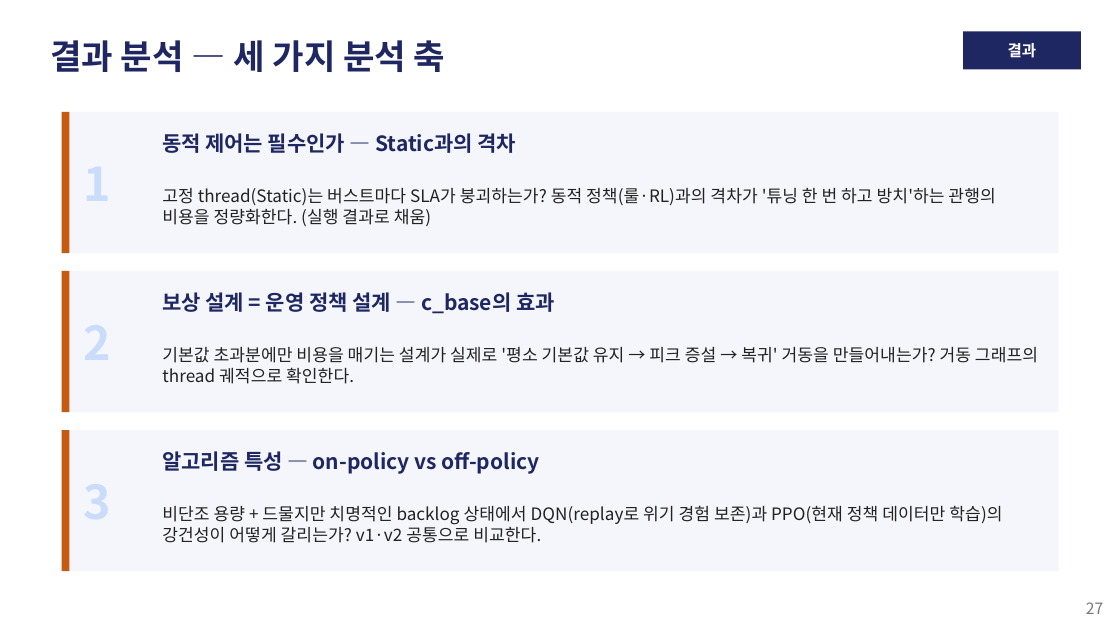
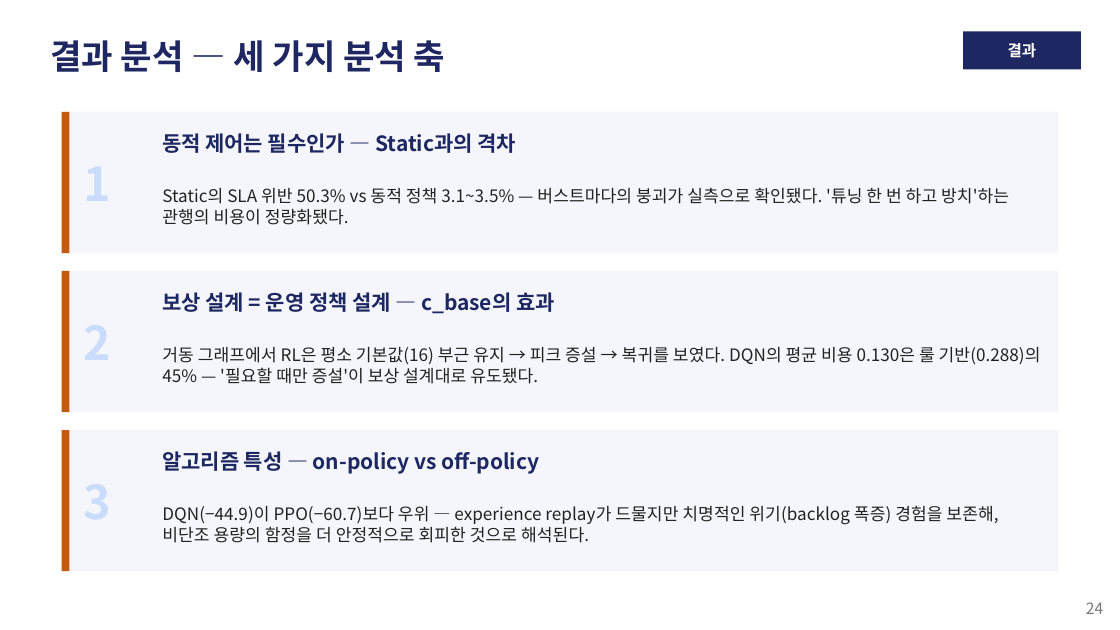
Before and after one commit to zzangdol1029/reinforce, a slide deck: slide 24 of autoscaling-rl/autoscaling_rl_발표.pptx (slide 27 before the commit). Drawn at 1120x630 pixels with LibreOffice and Linux fonts; fonts in the diff are those of the drawing. Boxes give left, top, right and bottom in pixels: in the first picture for what was removed or moved away, otherwise in the second. Text is boxed around its words. In the diff, an @@ line names an element or a change of style, - is before the commit and + after.

Commit message:
Refactor training loop in DQN agent to implement batch learning frequency; update presentation materials and results analysis
- Adjusted DQN training to perform learning every 4 steps for improved efficiency.
- Updated presentation slides with refined content and new results from the ev-threadpool environment.
- Added new result files for DQN and PPO algorithms, including learning curves and behavior comparisons.
- Revised summary CSV files to reflect updated performance metrics for different policies.
- Enhanced clarity in presentation text and structure for better audience understanding.

```diff
--- a/autoscaling-rl/autoscaling_rl_발표.pptx
+++ b/autoscaling-rl/autoscaling_rl_발표.pptx
@@ text at (162,187,1009,225): text changed @@
-고정 thread(Static)는 버스트마다 SLA가 붕괴하는가? 동적 정책(룰·RL)과의 격차가 '튜닝 한 번 하고 방치'하는 관행의 비용을 정량화한다. (실행 결과로 채움)
+Static의 SLA 위반 50.3% vs 동적 정책 3.1~3.5% — 버스트마다의 붕괴가 실측으로 확인됐다. '튜닝 한 번 하고 방치'하는 관행의 비용이 정량화됐다.
@@ text at (162,347,1041,384): text changed @@
-기본값 초과분에만 비용을 매기는 설계가 실제로 '평소 기본값 유지 → 피크 증설 → 복귀' 거동을 만들어내는가? 거동 그래프의 thread 궤적으로 확인한다.
+거동 그래프에서 RL은 평소 기본값(16) 부근 유지 → 피크 증설 → 복귀를 보였다. DQN의 평균 비용 0.130은 룰 기반(0.288)의 45% — '필요할 때만 증설'이 보상 설계대로 유도됐다.
@@ text at (162,505,998,543): text changed @@
-비단조 용량 + 드물지만 치명적인 backlog 상태에서 DQN(replay로 위기 경험 보존)과 PPO(현재 정책 데이터만 학습)의 강건성이 어떻게 갈리는가? v1·v2 공통으로 비교한다.
+DQN(−44.9)이 PPO(−60.7)보다 우위 — experience replay가 드물지만 치명적인 위기(backlog 폭증) 경험을 보존해, 비단조 용량의 함정을 더 안정적으로 회피한 것으로 해석된다.
@@ text at (1086,602,1103,614): text changed @@
-27
+24
```
Also in this commit, not shown: 19 other slides changed, 1 slide added, 4 slides removed, 37 other files.
